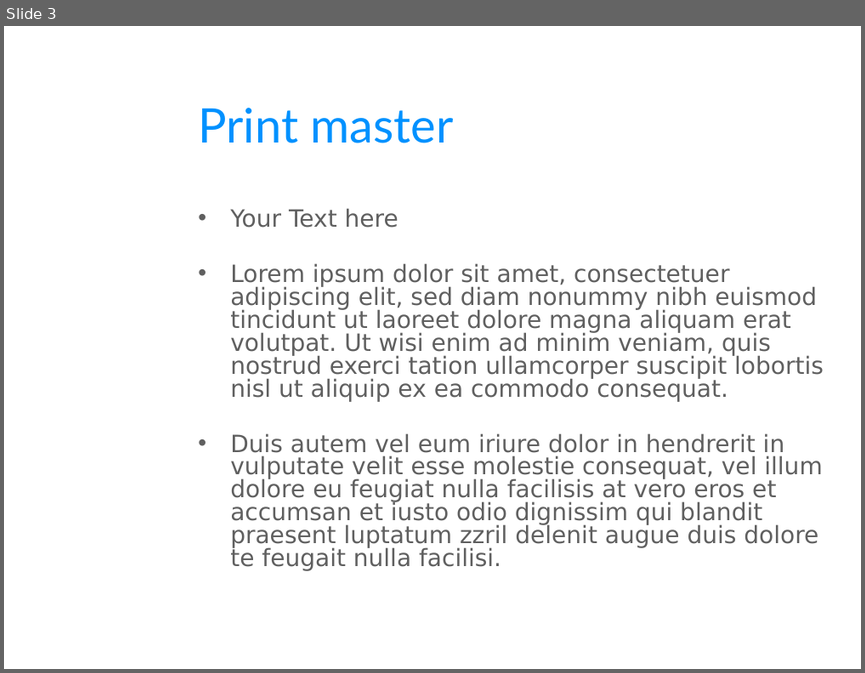
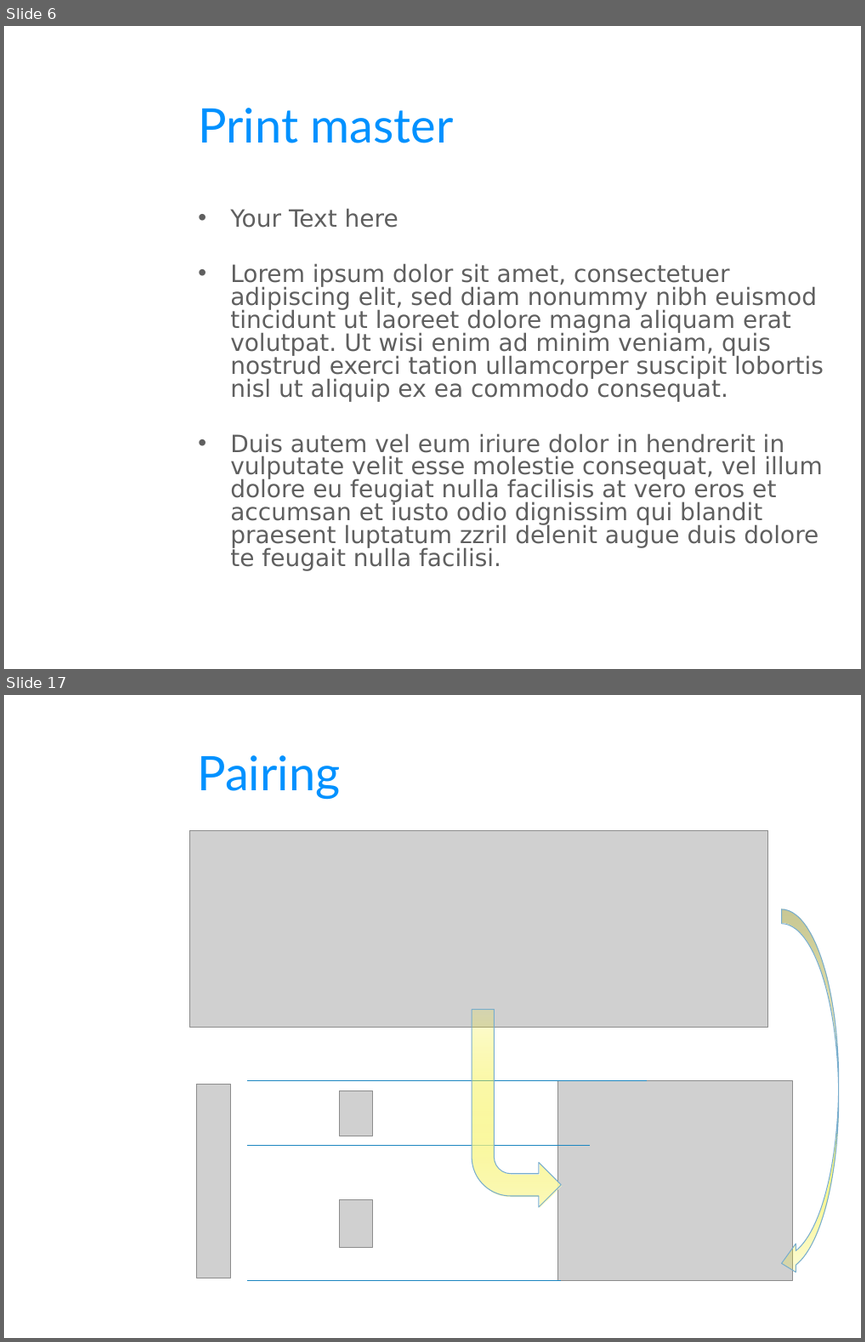
Before and after one commit to FeedMapping/Schema, a slide deck: slide/ppt/Mapping-Solutions.pptx. Shown one above the other, each under a label of ours: slide 3 before the commit, slides 6 and 17 after it; the slides between them are not shown. The pictures are 865x673 and 865x1342 pixels, drawn with LibreOffice and Linux fonts; fonts in the diff are those of the drawing; grey boxes stand for pictures; background and template pictures are left out. Boxes give left, top, right and bottom in pixels: in the first picture for what was removed or moved away, otherwise in the second. Text is boxed around its words. In the diff, an @@ line names an element or a change of style, - is before the commit and + after.

```diff
--- a/slide/ppt/Mapping-Solutions.pptx
+++ b/slide/ppt/Mapping-Solutions.pptx
@@ slide 17 added at <box>4,695,861,1338</box>, background picture (left out) @@
@@ title added at <box>197,755,340,799</box>, 40 pt, text #0091FF @@
+Pairing
@@ picture added at <box>190,830,768,1027</box> @@
@@ curved left arrow added at <box>781,909,839,1277</box>, fill gradient #FCFBDF to #F4EE00, outline #78ADCD 0.75 pt @@
@@ bent arrow added at <box>472,1009,561,1208</box>, fill gradient #FCFBDF to #F4EE00, outline #78ADCD 0.75 pt @@
@@ picture added at <box>197,1084,230,1277</box> @@
@@ line added from (246, 1081) to (647, 1081), #1C86C0 0.75 pt @@
@@ picture added at <box>339,1091,372,1136</box> @@
@@ picture added at <box>557,1081,792,1280</box> @@
@@ line added from (246, 1145) to (589, 1145), #1C86C0 0.75 pt @@
@@ picture added at <box>339,1200,372,1247</box> @@
@@ line added from (246, 1280) to (561, 1280), #1C86C0 0.75 pt @@
@@ what was slide 3 is now slide 6 @@
```
Also in this commit, not shown: 23 other slides added, 1 slide removed, 1 other file.
